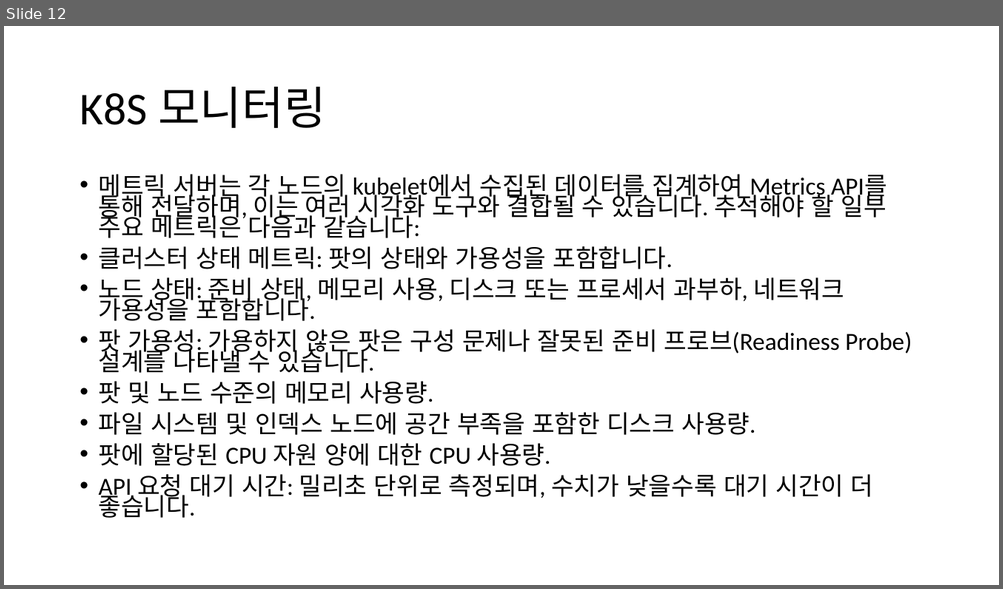
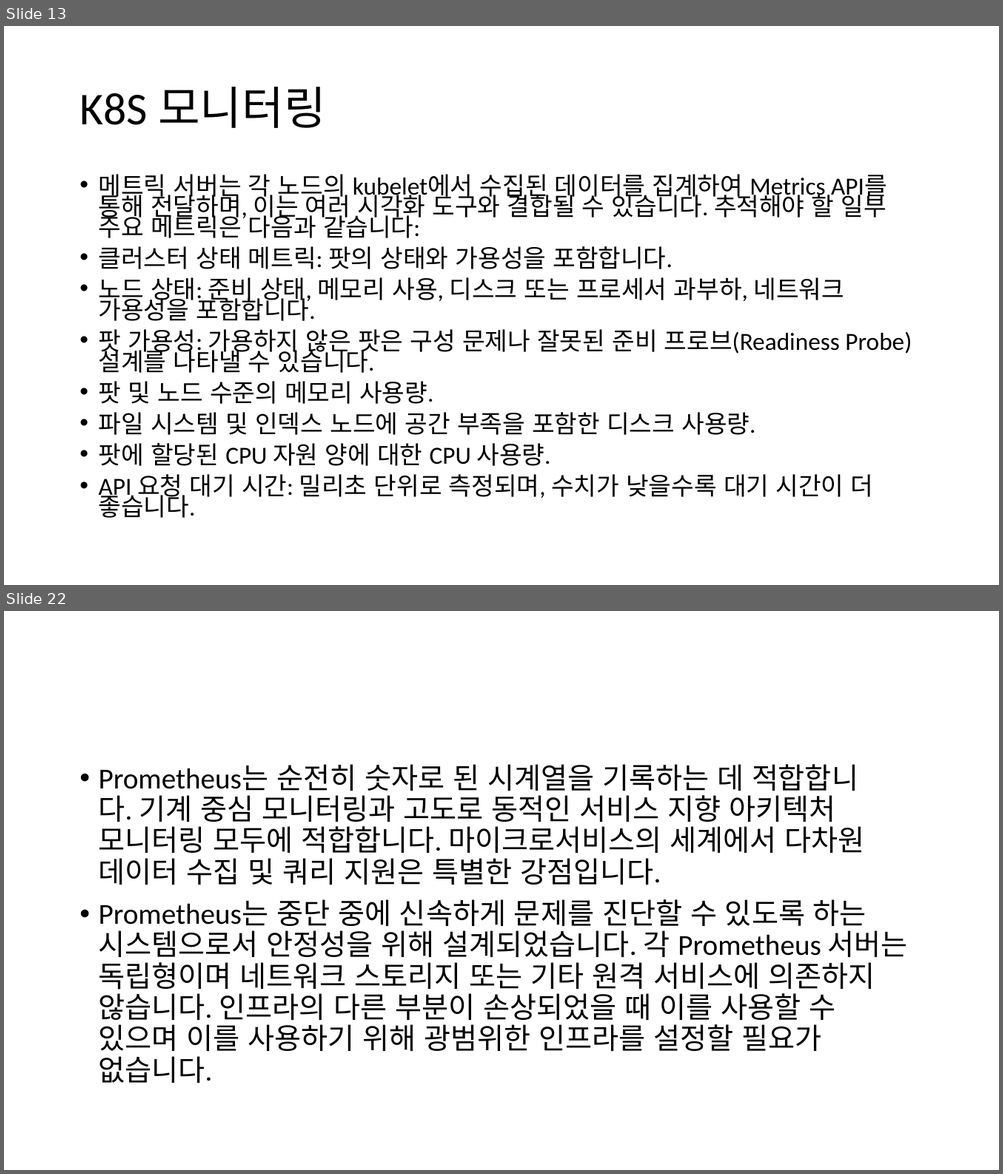
Before and after one commit to sangwonchoi/observability, a slide deck: Session PPT.pptx. Shown one above the other, each under a label of ours: slide 12 before the commit, slides 13 and 22 after it; the slides between them are not shown. The pictures are 1003x589 and 1003x1174 pixels, drawn with LibreOffice and Linux fonts; fonts in the diff are those of the drawing; background and template pictures are left out. Boxes give left, top, right and bottom in pixels: in the first picture for what was removed or moved away, otherwise in the second. Text is boxed around its words. In the diff, an @@ line names an element or a change of style, - is before the commit and + after.

```diff
--- a/Session PPT.pptx
+++ b/Session PPT.pptx
@@ slide 22 added at [4, 611, 999, 1170], background #FFFFFF @@
@@ text added at [99, 764, 908, 1083], 28 pt, text #000000 @@
+• Prometheus는 순전히 숫자로 된 시계열을 기록하는 데 적합합니다. 기계 중심 모니터링과 고도로 동적인 서비스 지향 아키텍처 모니터링 모두에 적합합니다. 마이크로서비스의 세계에서 다차원 데이터 수집 및 쿼리 지원은 특별한 강점입니다.
+• Prometheus는 중단 중에 신속하게 문제를 진단할 수 있도록 하는 시스템으로서 안정성을 위해 설계되었습니다. 각 Prometheus 서버는 독립형이며 네트워크 스토리지 또는 기타 원격 서비스에 의존하지 않습니다. 인프라의 다른 부분이 손상되었을 때 이를 사용할 수 있으며 이를 사용하기 위해 광범위한 인프라를 설정할 필요가 없습니다.
@@ what was slide 12 is now slide 13 @@
```
Also in this commit, not shown: 2 slides changed, 15 other slides added, 1 slide removed, 3 other files.
